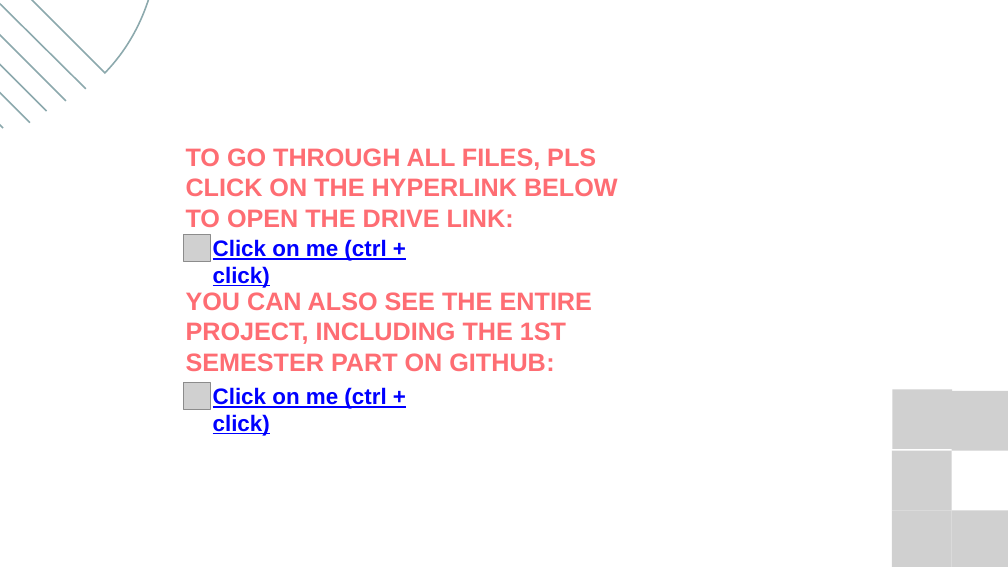
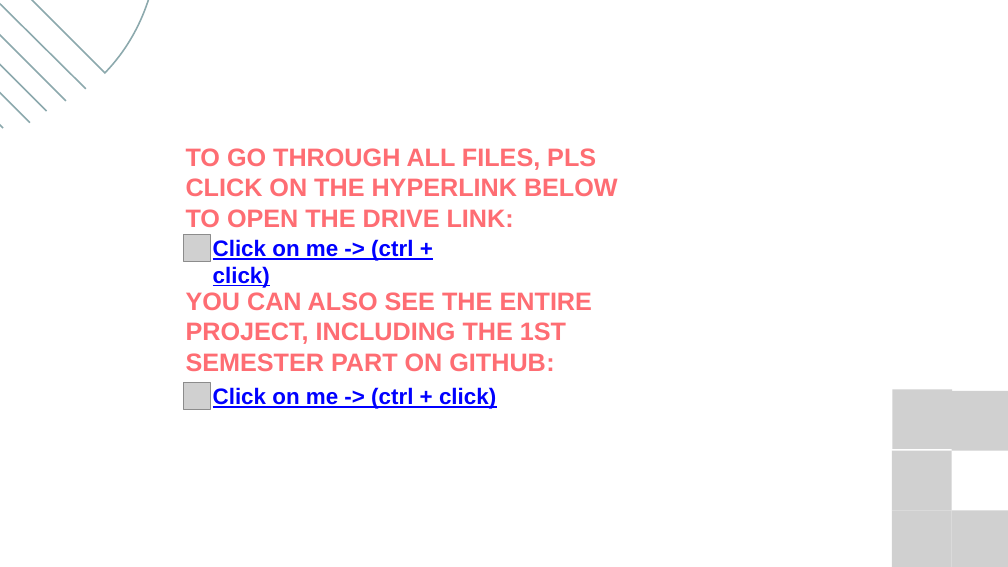
Before and after one commit to Karim-Bekheet/ENR-System-Development, a slide deck: slide 16 of ENR System Development.pptx. Drawn at 1008x567 pixels with LibreOffice and Linux fonts; fonts in the diff are those of the drawing; grey boxes stand for pictures. Boxes give left, top, right and bottom in pixels: in the first picture for what was removed or moved away, otherwise in the second. Text is boxed around its words. In the diff, an @@ line names an element or a change of style, - is before the commit and + after.

```diff
--- a/ENR System Development.pptx
+++ b/ENR System Development.pptx
@@ text at <box>213,239,413,288</box>: text changed @@
-Click on me (ctrl + click)
+Click on me -> (ctrl + click)
@@ text at <box>213,387,496,409</box>: text changed @@
-Click on me (ctrl + click)
+Click on me -> (ctrl + click)
```
Also in this commit, not shown: 12 other slides changed.
